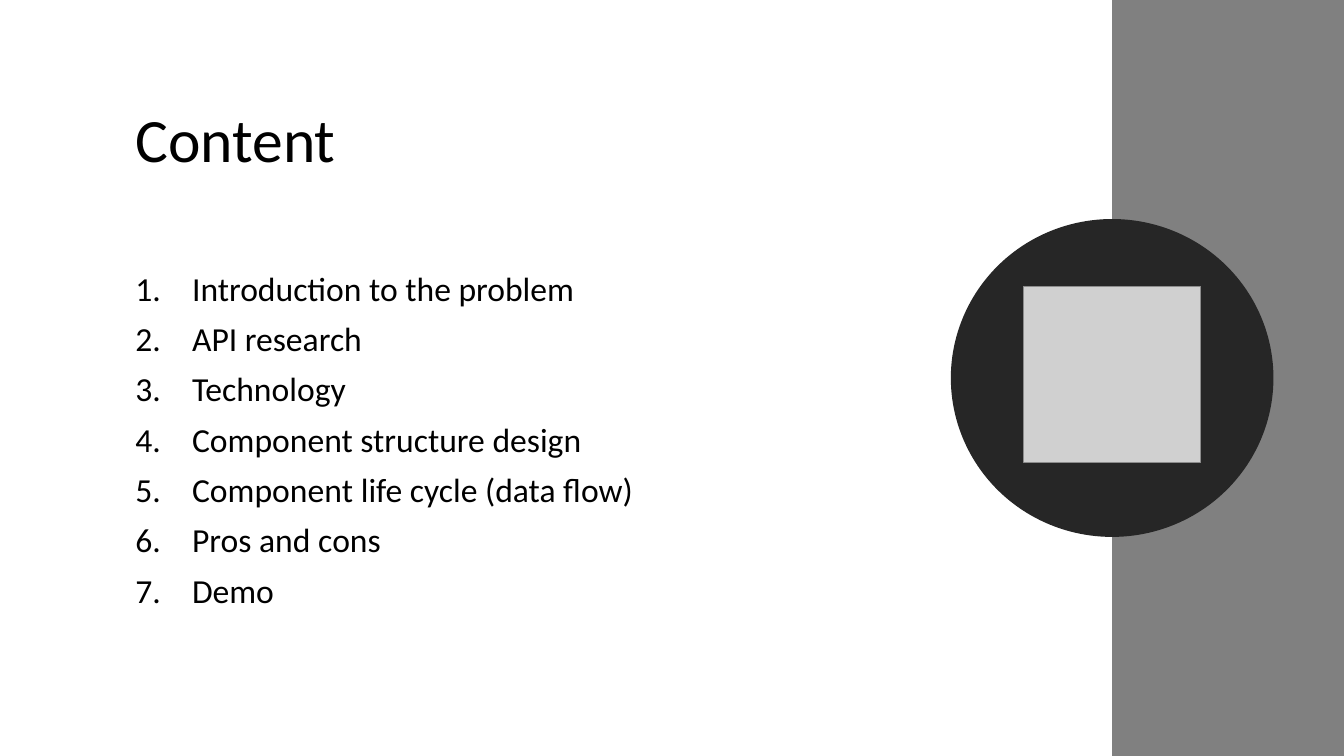
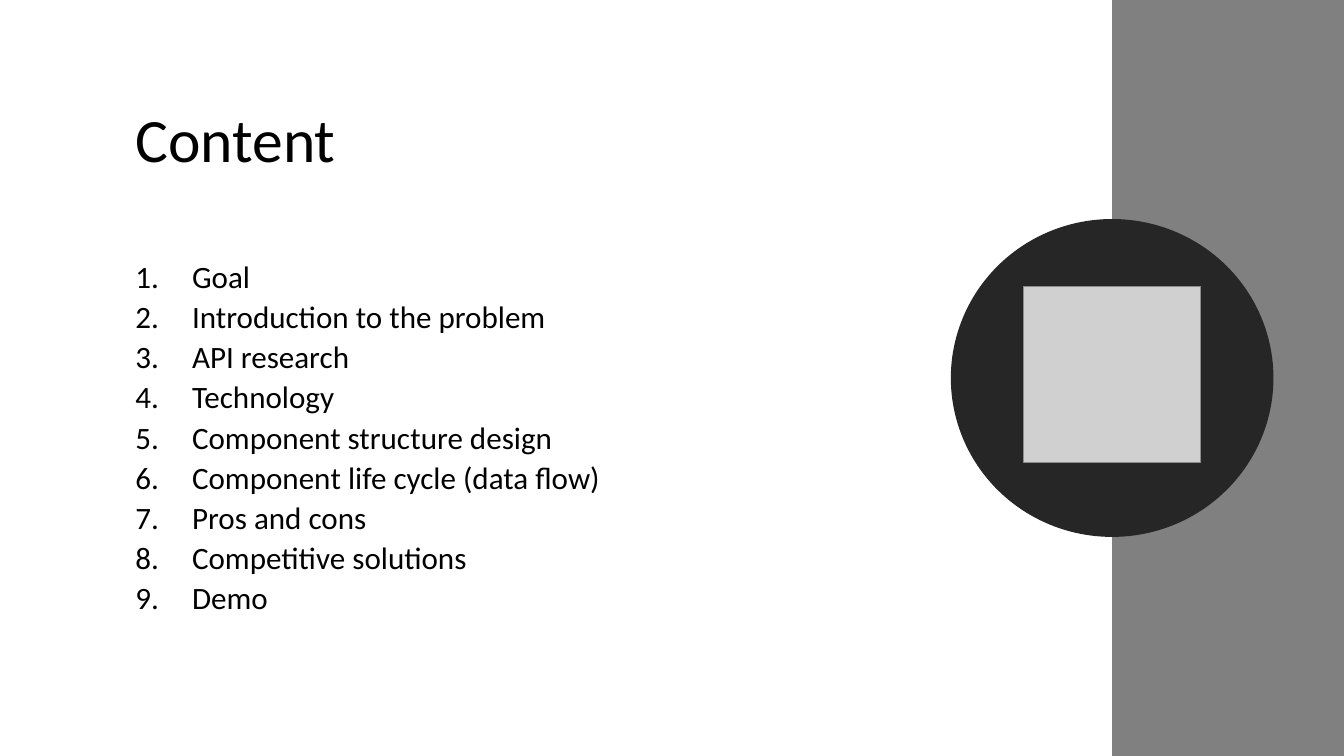
Before and after one commit to lecbyjak/intelligent-tree-select, a slide deck: slide 2 of documents/lecbyjak_bachlor_prezentation.pptx. Drawn at 1344x756 pixels with LibreOffice and Linux fonts; fonts in the diff are those of the drawing; grey boxes stand for pictures. Boxes give left, top, right and bottom in pixels: in the first picture for what was removed or moved away, otherwise in the second. Text is boxed around its words. In the diff, an @@ line names an element or a change of style, - is before the commit and + after.

```diff
--- a/documents/lecbyjak_bachlor_prezentation.pptx
+++ b/documents/lecbyjak_bachlor_prezentation.pptx
@@ text at (192, 266, 250, 289): paragraph added @@
+1. Goal
@@ text at (192, 306, 599, 610): size 24 to 22.2 pt in "Introduction to the problem", "API research", "Technology", "Component structure design" and 3 more places; line spacing 0.9 to 0.7 @@
@@ text at (192, 547, 466, 574): paragraph added @@
+8. Competitive solutions
```
Also in this commit, not shown: 4 other slides changed, 3 slides added, 1 other file.
